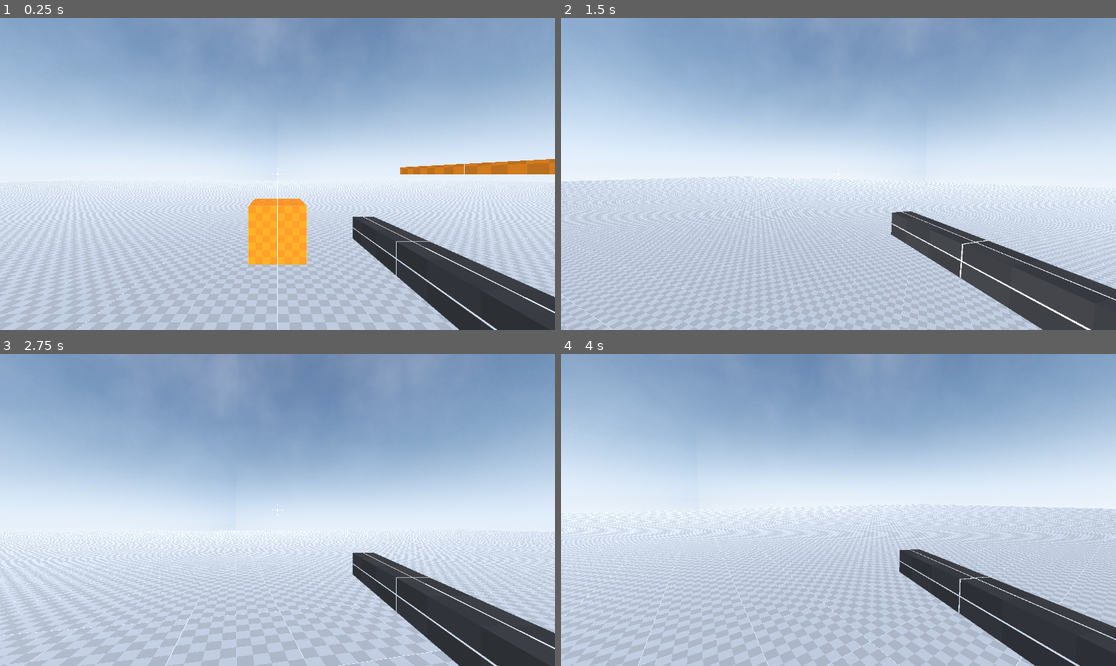
Above: before the commit, frames 1-4 (two rows, left to right).
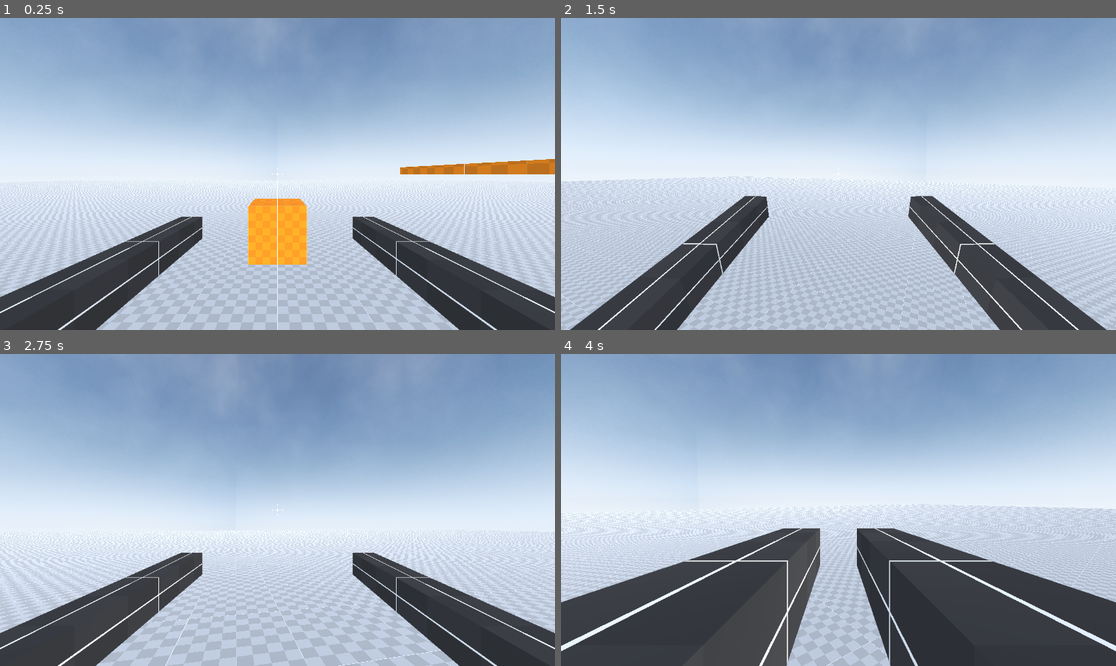
Above: after the commit, the same moments.

Repository: Emaleth/Anathema_old
Game: Godot game, scene res://world.tscn
Two runs of this game, one before a commit and one after it. Both use one fixed random seed, a clock stepped at 60 frames per second and the inputs below.
Inputs (mouse positions are in pixels of both pictures, inside the frame that each line leads up to):
- Up to frame 1 (0.25 s): no input
- Up to frame 2 (1.5 s): tap Enter at 0.5 s; move the mouse to (866, 174) at 0.52 s; hold Right mouse button (secondary_action) 0.53-1.28 s; hold W (move_forward) from 0.53 s (still down); click (866, 174) at 0.67 s; tap Space (jump) at 0.77 s; tap Shift (sprint) at 0.8, 1.35 s; move the mouse to (810, 174) at 1.27 s
- Up to frame 3 (2.75 s): keep holding W (move_forward); tap Space (jump) at 1.52 s; right-click (249, 510) at 1.55 s; move the mouse to (288, 503) at 2.02 s; hold C (crouch) from 2.03 s (still down); tap Shift (sprint) at 2.3 s
- Up to frame 4 (4 s): keep holding W (move_forward); move the mouse to (832, 516) at 2.77 s; release C (crouch) at 2.78 s; click (832, 516) at 2.85 s; tap Space (jump) at 3.02, 3.77 s; right-click (832, 516) at 3.05 s; move the mouse to (877, 513) at 3.52 s; hold Right mouse button (secondary_action) from 3.53 s (still down); tap Shift (sprint) at 3.8 s

The runs differ from the first frame. In frame 1, 6.2% of the frame differs, in the area x 0-37%, y 63-100%; in frame 2, 9.9%; in frame 3, 6.2%; in frame 4, 24%, in the area x 0-100%, y 55-100%.

Commit message:
Changes to be committed: 	modified:   source/actors/player/player.gd 	modified:   source/actors/player/player.tscn

Diff:
--- a/source/actors/player/player.gd
+++ b/source/actors/player/player.gd
@@ -1,5 +1,5 @@
 extends CharacterBody3D
-
+# FIXME: SPRINTING SPEED WHEN ADSING
 
 const RUNNING_SPEED = 5.0
 const CROUCHING_SPEED = 2.0
@@ -12,6 +12,8 @@
 const JUMP_GRACE_PERIOD := 1.0
 const STEP_LENGHT := 1.5
 
+var ads_stance := Vector3(0.1, -0.1, -0.2)
+var normal_stance := Vector3(0.4, -0.25, -0.6)
 var acceleraion := 0.9
 var normal_deceleraion := 0.9
 var slide_deceleraion := 0.001
@@ -61,6 +63,7 @@
 @export var crouched := false # just for the crouch / stand animation
 var tilt := 0.0
 var sprinting := false
+var adsing := false
 
 func _ready():
 	Input.mouse_mode = Input.MOUSE_MODE_CAPTURED
@@ -71,7 +74,9 @@
 	get_tilt()
 	check_is_on_floor(delta)
 	rotate_camera()
+	head_bob()
 	rotate_player()
+	ads()
 	tilt_head()
 	tilt_upper_body()
 	weapon_sway()
@@ -87,6 +92,11 @@
 	else:
 		if crouched: animation_player.play("stand")
 		crouching = false
+
+	if Input.is_action_pressed("secondary_action"):
+		adsing = true
+	else:
+		adsing = false
 
 	if crouching:
 		current_speed = CROUCHING_SPEED
@@ -179,10 +189,12 @@
 	head.rotation.x += mouse_motion_event_relative_y * Settings.mouse_sensitivity * -1
 	head.rotation_degrees.x = clamp(head.rotation_degrees.x, -90, 90)
 
+
 func weapon_sway():
 	var hand_tilt_x := 0.0
 	var hand_tilt_y := 0.0
 	var hand_tilt_z := 0.0
+	var hand_position := Vector3.ZERO
 
 	if abs(mouse_motion_event_relative_y / viewport_size.y) > hand_tilt_deadzone:
 		hand_tilt_x = mouse_motion_event_relative_y
@@ -190,19 +202,22 @@
 		hand_tilt_y = mouse_motion_event_relative_x
 		hand_tilt_z = mouse_motion_event_relative_x
 
-	for hand in [right_hand, left_hand]:
-		hand.rotation_degrees.x = lerp(hand.rotation_degrees.x, sign(hand_tilt_x) * weapon_sway_amount, 0.1)
-		hand.rotation_degrees.y = lerp(hand.rotation_degrees.y, sign(hand_tilt_y) * weapon_sway_amount, 0.1)
-		hand.rotation_degrees.z = lerp(hand.rotation_degrees.z, sign(hand_tilt_z) * weapon_sway_amount, 0.3)
-
-		var gun : Node = hand.get_child(0)
-
-		if sprinting:
-			gun.rotation_degrees.x = lerp(gun.rotation_degrees.x, 15.0, 0.15)
-			gun.rotation_degrees.y = lerp(gun.rotation_degrees.y, 65.0, 0.15)
-		else:
-			gun.rotation_degrees.x = lerp(gun.rotation_degrees.x, 0.0, 0.15)
-			gun.rotation_degrees.y = lerp(gun.rotation_degrees.y, 0.0, 0.15)
+	if sprinting:
+		hand_position.x = 65.0
+		hand_position.y = 15.0
+		hand_position.y = 15.0
+	else:
+		hand_position.x = 0.0
+		hand_position.y = 0.0
+		hand_position.y = 0.0
+	# RIGHT
+	right_hand.rotation_degrees.x = lerp(right_hand.rotation_degrees.x, sign(hand_tilt_x) * weapon_sway_amount + hand_position.x, 0.1)
+	right_hand.rotation_degrees.y = lerp(right_hand.rotation_degrees.y, sign(hand_tilt_y) * weapon_sway_amount + hand_position.y, 0.1)
+	right_hand.rotation_degrees.z = lerp(right_hand.rotation_degrees.z, sign(hand_tilt_z) * weapon_sway_amount + hand_position.z, 0.3)
+	# LEFT
+	left_hand.rotation_degrees.x = lerp(left_hand.rotation_degrees.x, sign(hand_tilt_x) * weapon_sway_amount + hand_position.x, 0.1)
+	left_hand.rotation_degrees.y = lerp(left_hand.rotation_degrees.y, sign(hand_tilt_y) * weapon_sway_amount + -hand_position.y, 0.1)
+	left_hand.rotation_degrees.z = lerp(left_hand.rotation_degrees.z, sign(hand_tilt_z) * weapon_sway_amount + -hand_position.z, 0.3)
 
 
 func rotate_player():
@@ -222,4 +237,14 @@
 
 
 func ads():
+	if adsing:
+		sprinting = false
+		right_hand.position = lerp(right_hand.position, ads_stance, 0.3)
+		left_hand.position = lerp(left_hand.position, ads_stance * Vector3(-1.0, 1.0, 1.0), 0.3)
+	else:
+		right_hand.position = lerp(right_hand.position, normal_stance, 0.3)
+		left_hand.position = lerp(left_hand.position, normal_stance * Vector3(-1.0, 1.0, 1.0), 0.3)
+
+
+func head_bob():
 	pass
--- a/source/actors/player/player.tscn
+++ b/source/actors/player/player.tscn
@@ -321,7 +321,6 @@
 transform = Transform3D(1, 0, 0, 0, 1, 0, 0, 0, 1, -0.4, -0.25, -0.6)
 
 [node name="MeshInstance3D" type="MeshInstance3D" parent="UpperBody/Head/LeftHand"]
-visible = false
 layers = 2
 material_override = ExtResource("2_py1g5")
 mesh = SubResource("BoxMesh_1jcpn")
